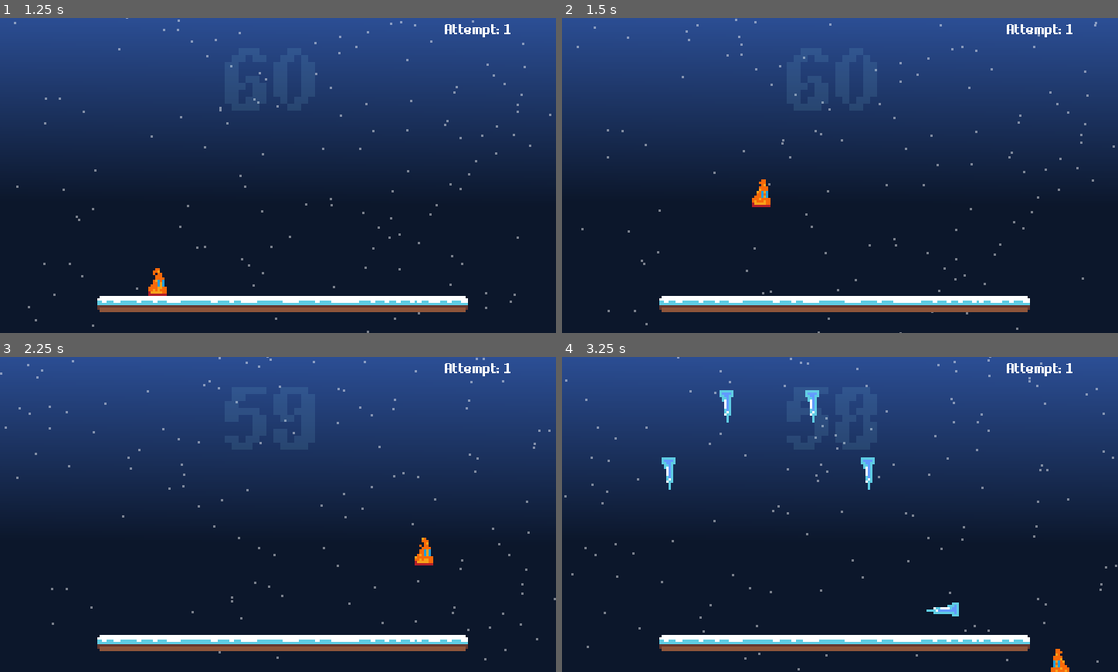
Above: before the commit, frames 1-4 (two rows, left to right).
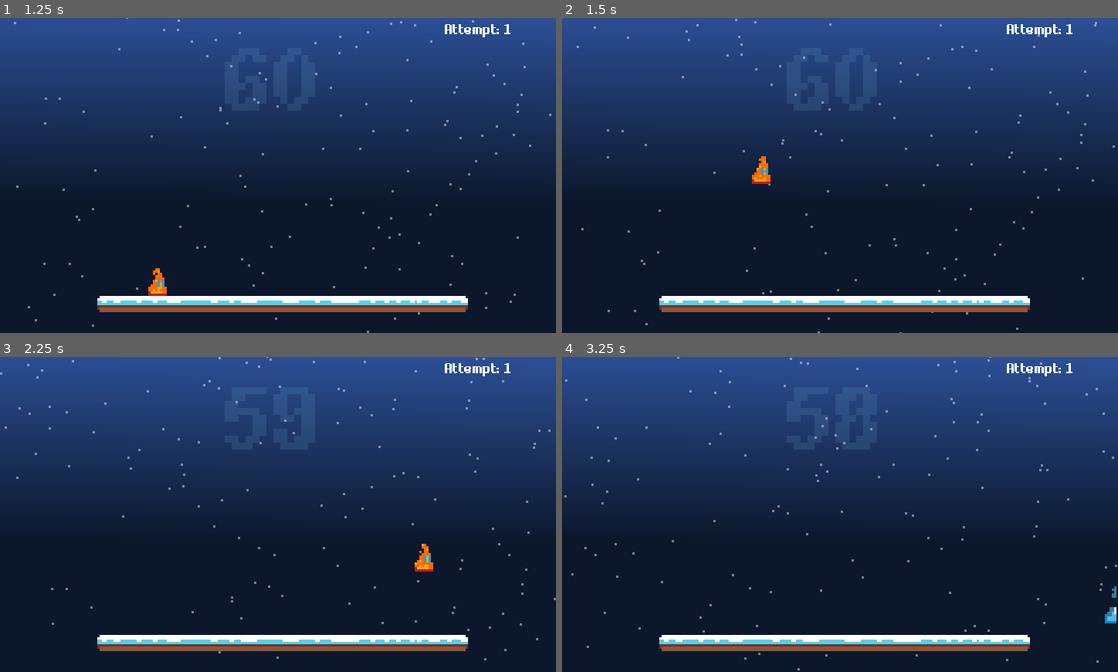
Above: after the commit, the same moments.

Repository: sugarvoid/winter-break-jam
Game: Godot game, scene res://game/menu/title_menu.tscn
The game is run twice, just before and just after one commit, with the same random seed, the same clock (stepped at 60 frames per second) and the same inputs. Sound files missing from this copy of the repository are replaced by a short silence.
Inputs (mouse positions are in pixels of both pictures, inside the frame that each line leads up to):
- Up to frame 1 (1.25 s): click (372, 125) at 0.5 s
- Up to frame 2 (1.5 s): tap Enter (ui_accept) at 1.25 s; hold D (move_right) from 1.28 s (still down); hold W (jump) from 1.28 s (still down)
- Up to frame 3 (2.25 s): keep holding D (move_right); release W (jump) at 2.03 s; tap W (jump) at 2.1 s
- Up to frame 4 (3.25 s): tap W (jump) at 2.27, 2.57 s; release D (move_right) at 2.78 s; hold A (move_left) from 2.78 s (still down); hold W (jump) from 2.78 s (still down)

Frame 1 is identical in both runs. In frame 2, 0.4% of the frame differs, in the area x 34-38%, y 43-61%; in frame 3, 0.2%; in frame 4, 1.0%, in the area x 17-100%, y 10-100%.

Commit message:
Add variable jump

Diff:
--- a/game/danger_object/wave/sickle_wave_top_left.tscn
+++ b/game/danger_object/wave/sickle_wave_top_left.tscn
@@ -10,13 +10,29 @@
 rotation_d = 90
 
 [node name="IceSickle2" parent="Hazards" index="1" instance=ExtResource( 2 )]
-position = Vector2( 71, -46 )
+position = Vector2( 66, -66 )
 rotation_d = 90
 
 [node name="IceSickle3" parent="Hazards" index="2" instance=ExtResource( 2 )]
-position = Vector2( 108, -46 )
+position = Vector2( 111, -65 )
 rotation_d = 90
 
 [node name="IceSickle4" parent="Hazards" index="3" instance=ExtResource( 2 )]
 position = Vector2( 132, -17 )
 rotation_d = 90
+
+[node name="IceSickle5" parent="Hazards" index="4" instance=ExtResource( 2 )]
+position = Vector2( 45, -36 )
+rotation_d = 90
+
+[node name="IceSickle6" parent="Hazards" index="5" instance=ExtResource( 2 )]
+position = Vector2( 45, -85 )
+rotation_d = 90
+
+[node name="IceSickle7" parent="Hazards" index="6" instance=ExtResource( 2 )]
+position = Vector2( 130, -84 )
+rotation_d = 90
+
+[node name="IceSickle8" parent="Hazards" index="7" instance=ExtResource( 2 )]
+position = Vector2( 131, -36 )
+rotation_d = 90
--- a/game/player/player.gd
+++ b/game/player/player.gd
@@ -21,14 +21,21 @@
 var acceleration: float = 0.2
 
 # TODO: Add two types of friction 1.0 for normal and 0.03 for "on ice"
-var friction: float = 0.03
+var friction: float = 0.5
 var gravity: float = 1000.0
 var horizontal_direction: int
 
+
+
+var jump_timer = 0
+export var max_jump_time = 0.3
+
+
 var is_freezable: bool = true
 var jumps: int = 0
-var jump_strength: float =  300.0
-var max_jumps: int = 2
+var jump_strength: float =  350.0
+var max_jumps: int = 1
+var jumps_left = 0
 var extra_jump_strength: float = 230.0
 
 var is_dashing: bool = false
@@ -77,17 +84,63 @@
 		else:
 			is_grounded = false
 
-		if Input.is_action_just_pressed("jump"):
-			if jumps == 0:
-				jumps += 1
-				velocity.y = -jump_strength
+
+
+
+
+
+
+		# Handle jumping
+
+
+
+
+
+
+
+		if better_is_on_floor():
+			jump_timer = 0
+			jumps_left = self.max_jumps
+		else:
+			jump_timer += delta
+
+		if Input.is_action_just_pressed("jump") and (jumps_left > 0 or jump_timer < max_jump_time):
+			if not better_is_on_floor():
+				jumps_left -= 1
+				velocity.y = -extra_jump_strength
+				_lower_collsion_shape()
+				$AnimationPlayer.play("flip")
+				self.emit_signal("on_air_jump", p_JumpEffect, $Position2D.global_position)
 			else:
-				if jumps >= 1 and jumps <= max_jumps:
-					_lower_collsion_shape()
-					$AnimationPlayer.play("flip")
-					velocity.y = -extra_jump_strength
-					self.emit_signal("on_air_jump", p_JumpEffect, $Position2D.global_position)
-					jumps += 1
+				velocity.y = -jump_strength * (1.0 - jump_timer / max_jump_time)
+#			else:
+#				if jumps >= 1 and jumps <= max_jumps:
+#					_lower_collsion_shape()
+#					$AnimationPlayer.play("flip")
+#					velocity.y = -extra_jump_strength
+#					self.emit_signal("on_air_jump", p_JumpEffect, $Position2D.global_position)
+#					jumps += 1
+		elif Input.is_action_just_released("jump") and velocity.y < 0:
+			velocity.y *= 0.5
+
+
+
+
+
+
+
+
+#		if Input.is_action_just_pressed("jump"):
+#			if jumps == 0:
+#				jumps += 1
+#				velocity.y = -jump_strength
+#			else:
+#				if jumps >= 1 and jumps <= max_jumps:
+#					_lower_collsion_shape()
+#					$AnimationPlayer.play("flip")
+#					velocity.y = -extra_jump_strength
+#					self.emit_signal("on_air_jump", p_JumpEffect, $Position2D.global_position)
+#					jumps += 1
 
 		if self.horizontal_direction != 0:
 			velocity.x = lerp(velocity.x, self.horizontal_direction * speed, acceleration)
--- a/project.godot
+++ b/project.godot
@@ -134,6 +134,7 @@
 "events": [ Object(InputEventKey,"resource_local_to_scene":false,"resource_name":"","device":0,"alt":false,"shift":false,"control":false,"meta":false,"command":false,"pressed":false,"scancode":0,"physical_scancode":65,"unicode":0,"echo":false,"script":null)
 , Object(InputEventKey,"resource_local_to_scene":false,"resource_name":"","device":0,"alt":false,"shift":false,"control":false,"meta":false,"command":false,"pressed":false,"scancode":0,"physical_scancode":16777231,"unicode":0,"echo":false,"script":null)
 , Object(InputEventJoypadMotion,"resource_local_to_scene":false,"resource_name":"","device":0,"axis":0,"axis_value":-1.0,"script":null)
+, Object(InputEventJoypadButton,"resource_local_to_scene":false,"resource_name":"","device":0,"button_index":14,"pressure":0.0,"pressed":false,"script":null)
  ]
 }
 move_right={
@@ -141,6 +142,7 @@
 "events": [ Object(InputEventKey,"resource_local_to_scene":false,"resource_name":"","device":0,"alt":false,"shift":false,"control":false,"meta":false,"command":false,"pressed":false,"scancode":0,"physical_scancode":68,"unicode":0,"echo":false,"script":null)
 , Object(InputEventKey,"resource_local_to_scene":false,"resource_name":"","device":0,"alt":false,"shift":false,"control":false,"meta":false,"command":false,"pressed":false,"scancode":0,"physical_scancode":16777233,"unicode":0,"echo":false,"script":null)
 , Object(InputEventJoypadMotion,"resource_local_to_scene":false,"resource_name":"","device":0,"axis":0,"axis_value":1.0,"script":null)
+, Object(InputEventJoypadButton,"resource_local_to_scene":false,"resource_name":"","device":0,"button_index":15,"pressure":0.0,"pressed":false,"script":null)
  ]
 }
 jump={
